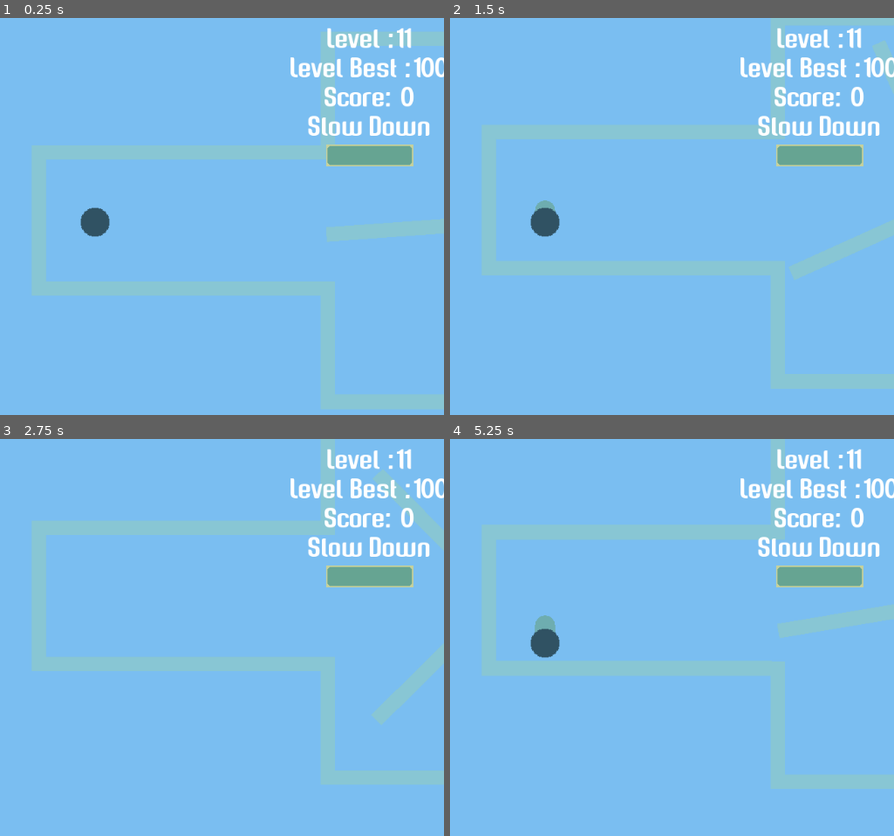
Above: before the commit, frames 1-4 (two rows, left to right).
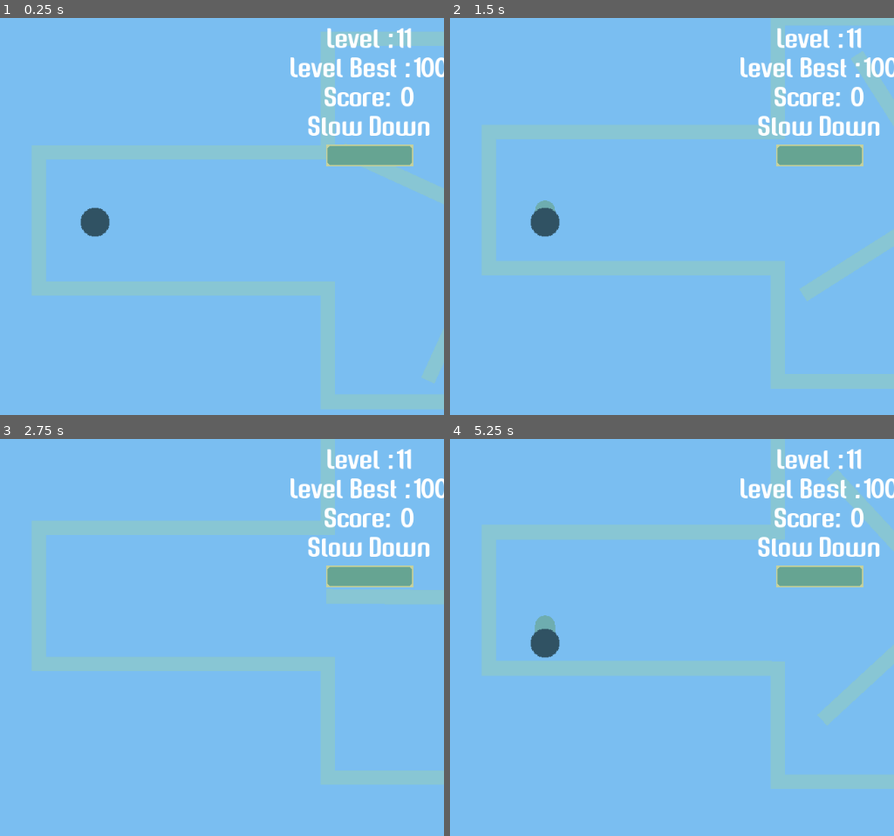
Above: after the commit, the same moments.

Repository: CoderJet/MGJ-2019
Game: Godot game, scene res://src/scenes/World-11.tscn
The game is run twice, just before and just after one commit, with the same random seed, the same clock (stepped at 60 frames per second) and the same inputs. The project has no main scene, so this scene is started directly.
Inputs (mouse positions are in pixels of both pictures, inside the frame that each line leads up to):
- Up to frame 1 (0.25 s): no input
- Up to frame 2 (1.5 s): move the mouse to (854, 220) at 0.52 s; click (854, 220) at 0.67 s; move the mouse to (outside the picture) at 1.27 s; click (outside the picture) at 1.42 s
- Up to frame 3 (2.75 s): move the mouse to (164, 554) at 2.02 s; click (164, 554) at 2.17 s
- Up to frame 4 (5.25 s): move the mouse to (512, 724) at 2.77 s; click (512, 724) at 2.92 s; move the mouse to (756, 704) at 3.52 s; click (756, 704) at 3.67 s; move the mouse to (outside the picture) at 4.27 s; click (outside the picture) at 4.42 s; move the mouse to (578, 641) at 5.02 s; click (578, 641) at 5.17 s

The runs differ from the first frame. In frame 1, 1.8% of the frame differs, in the area x 73-100%, y 31-93%; in frame 2, 2.3%; in frame 3, 2.3%; in frame 4, 2.3%, in the area x 73-100%, y 7-73%.

Commit message:
Adding music

Diff:
--- a/project.godot
+++ b/project.godot
@@ -33,6 +33,7 @@
 [autoload]
 
 globals="*res://src/globals/globals.gd"
+MusicPlayer="*res://src/scenes/MusicPlayer.tscn"
 
 [input]
 
--- /dev/null
+++ b/src/scenes/MusicPlayer.tscn
@@ -0,0 +1,8 @@
+[gd_scene load_steps=2 format=2]
+
+[ext_resource path="res://src/music/untitled.ogg" type="AudioStream" id=1]
+
+[node name="Music" type="Node"]
+
+[node name="UntitledSong" type="AudioStreamPlayer" parent="."]
+stream = ExtResource( 1 )
--- a/src/scenes/World-11.tscn
+++ b/src/scenes/World-11.tscn
@@ -4,7 +4,7 @@
 [ext_resource path="res://src/obstacle/obstacle.tscn" type="PackedScene" id=2]
 [ext_resource path="res://src/entities/rotator.tscn" type="PackedScene" id=3]
 
-[node name="World" index="0" instance=ExtResource( 1 )]
+[node name="World" instance=ExtResource( 1 )]
 level_no = 11
 
 [node name="CollisionPolygon2D" parent="." index="0"]
@@ -63,13 +63,13 @@
 [node name="Rotator" parent="Obstacles" index="12" instance=ExtResource( 3 )]
 position = Vector2( 106, 2 )
 scale = Vector2( 12, 4 )
-rotate_amount = 6
+rotate_amount = 8
 
 [node name="Rotator2" parent="Obstacles" index="13" instance=ExtResource( 3 )]
 position = Vector2( 106, 2 )
 rotation = 1.5708
 scale = Vector2( 12, 4 )
-rotate_amount = 6
+rotate_amount = 8
 
 [node name="Player" parent="." index="3"]
 position = Vector2( -340, 2 )
--- a/src/scenes/world-1.tscn
+++ b/src/scenes/world-1.tscn
@@ -3,7 +3,7 @@
 [ext_resource path="res://src/scenes/world-template.tscn" type="PackedScene" id=1]
 [ext_resource path="res://src/obstacle/obstacle.tscn" type="PackedScene" id=2]
 
-[node name="World" instance=ExtResource( 1 )]
+[node name="World" index="0" instance=ExtResource( 1 )]
 level_no = 1
 
 [node name="CollisionPolygon2D" parent="." index="0"]
--- a/src/scenes/world-template.tscn
+++ b/src/scenes/world-template.tscn
@@ -6,6 +6,7 @@
 [ext_resource path="res://src/scenes/scene_exit.tscn" type="PackedScene" id=4]
 [ext_resource path="res://src/scenes/background.tscn" type="PackedScene" id=5]
 [ext_resource path="res://src/ui/foreground.tscn" type="PackedScene" id=6]
+[ext_resource path="res://src/scenes/MusicPlayer.tscn" type="PackedScene" id=7]
 
 [node name="World" type="Area2D"]
 script = ExtResource( 1 )
@@ -28,6 +29,8 @@
 [node name="Background" parent="." instance=ExtResource( 5 )]
 
 [node name="Foreground" parent="." instance=ExtResource( 6 )]
+
+[node name="Music" parent="." instance=ExtResource( 7 )]
 [connection signal="mouse_entered" from="." to="." method="_on_World_mouse_entered"]
 [connection signal="mouse_exited" from="." to="." method="_on_World_mouse_exited"]
 [connection signal="on_activate_actions" from="." to="DeadEye" method="_on_World_on_activate_actions"]
--- a/src/scenes/world.gd
+++ b/src/scenes/world.gd
@@ -12,6 +12,9 @@
 var activated : bool = false
 var player_can_move : bool = false
 
+func _ready():
+	if not $"/root/MusicPlayer".get_child(0).playing:
+		$"/root/MusicPlayer".get_child(0).play()
 
 func _process(delta: float) -> void:
 	if activated:
Not shown, added: src/music/untitled.ogg.import
Not shown: 1 places in src/scenes/world-template.tscn that only renumber resources
Not shown, added: src/music/untitled.ogg
